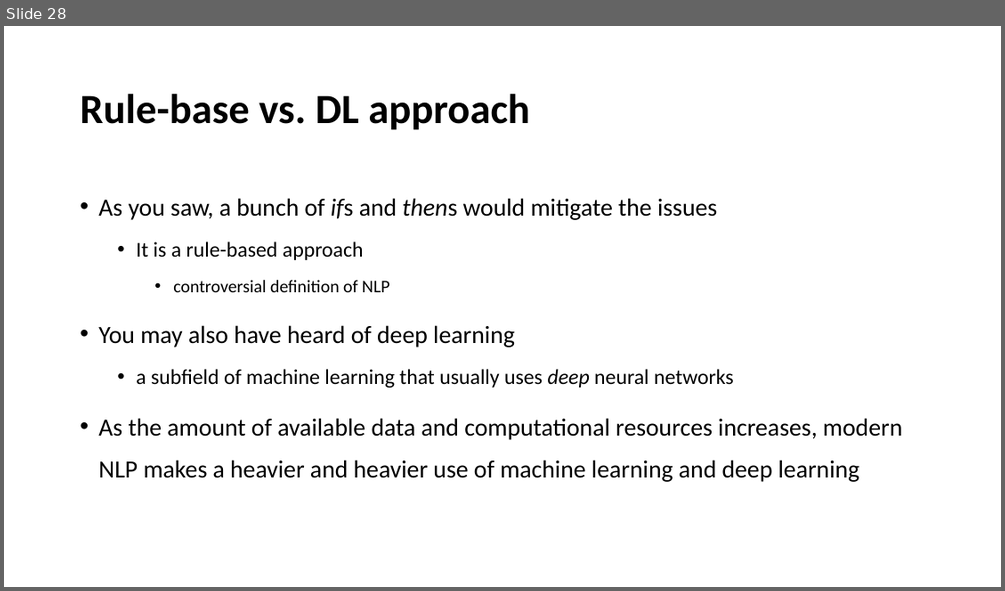
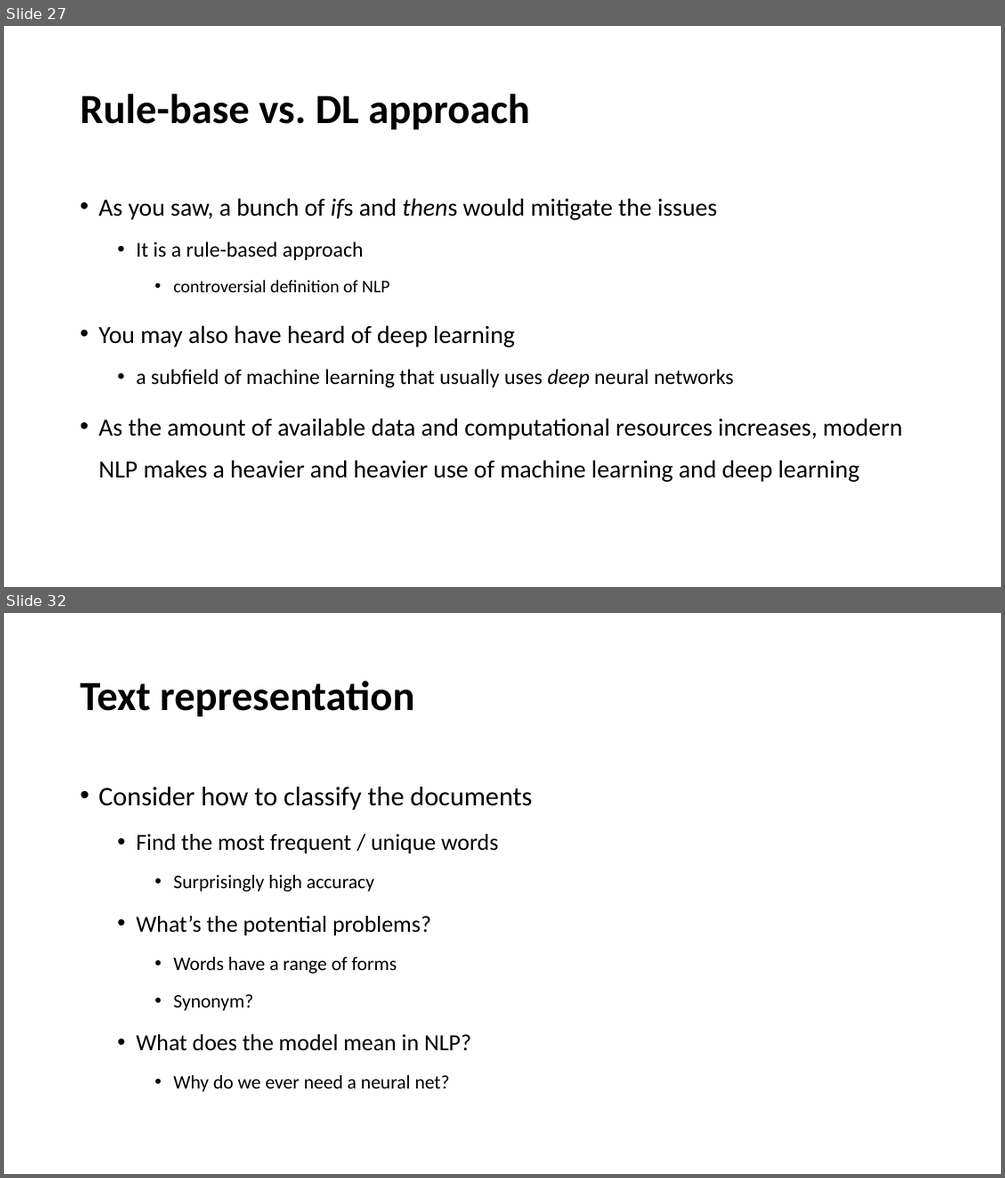
Before and after one commit to YeabinMoonEcon/BUS211, a slide deck: BUS243_NLP/lecture_notes/Lecture1.pptx. Shown one above the other, each under a label of ours: slide 28 before the commit, slides 27 and 32 after it; the slides between them are not shown. The pictures are 1005x591 and 1005x1178 pixels, drawn with LibreOffice and Linux fonts; fonts in the diff are those of the drawing. Boxes give left, top, right and bottom in pixels: in the first picture for what was removed or moved away, otherwise in the second. Text is boxed around its words. In the diff, an @@ line names an element or a change of style, - is before the commit and + after.

```diff
--- a/BUS243_NLP/lecture_notes/Lecture1.pptx
+++ b/BUS243_NLP/lecture_notes/Lecture1.pptx
@@ slide 32 added at box(4, 613, 1001, 1174), background #FFFFFF @@
@@ title added at box(80, 681, 414, 717), 40 pt, text #000000, bold @@
+Text representation
@@ text added at box(98, 787, 532, 1092), 22.2 pt, text #000000 @@
+• Consider how to classify the documents
+  • Find the most frequent / unique words
+    • Surprisingly high accuracy
+  • What’s the potential problems?
+    • Words have a range of forms
+    • Synonym?
+  • What does the model mean in NLP?
+    • Why do we ever need a neural net?
@@ what was slide 28 is now slide 27 @@
```
Also in this commit, not shown: 1 slide changed, 5 other slides added, 2 slides removed.
